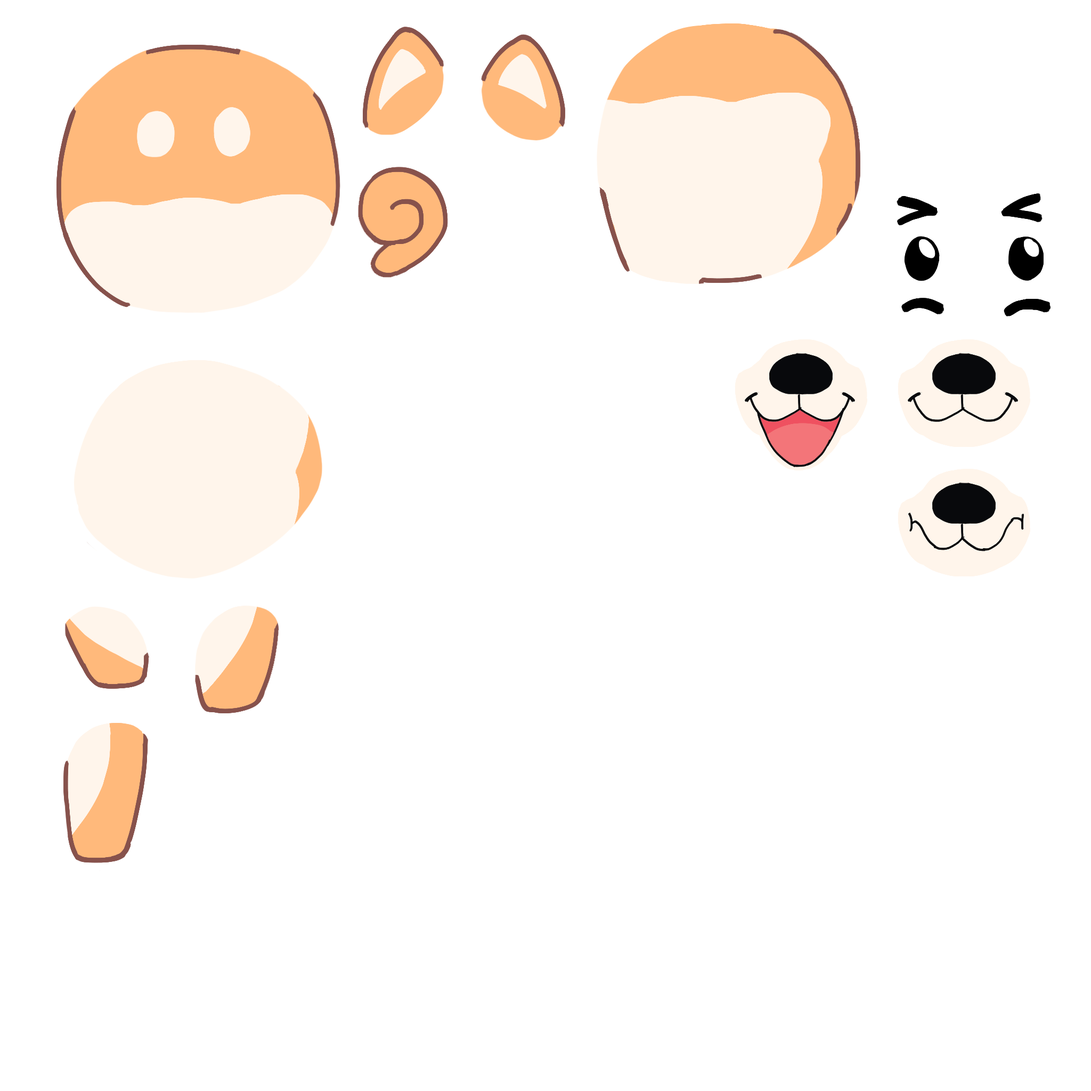
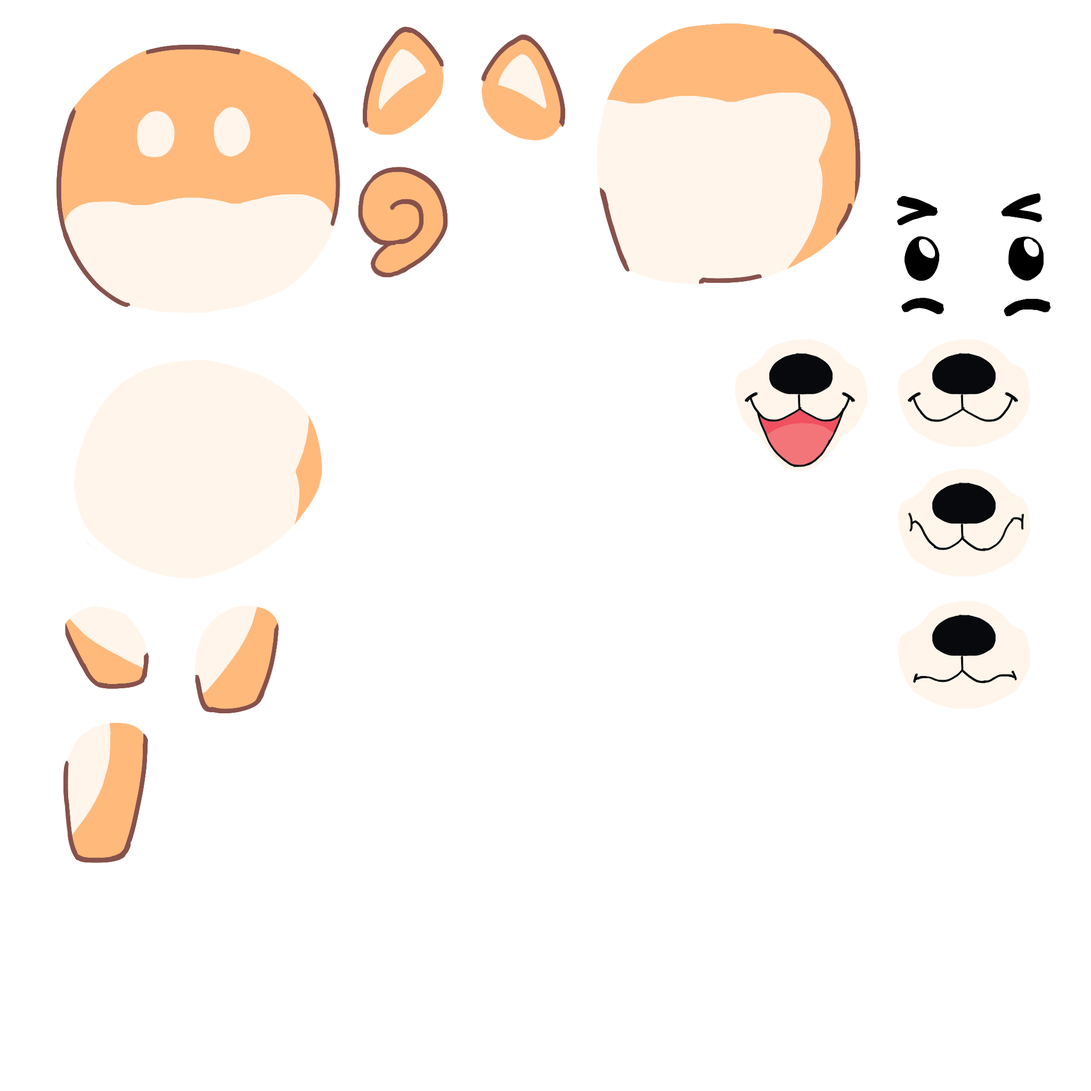
Comparing the layer stacks of the two 1091px x 1091px images. Changes:
added layer "noé copy 4" above "noé copy 2" over left=898, top=601, right=1031, bottom=709
